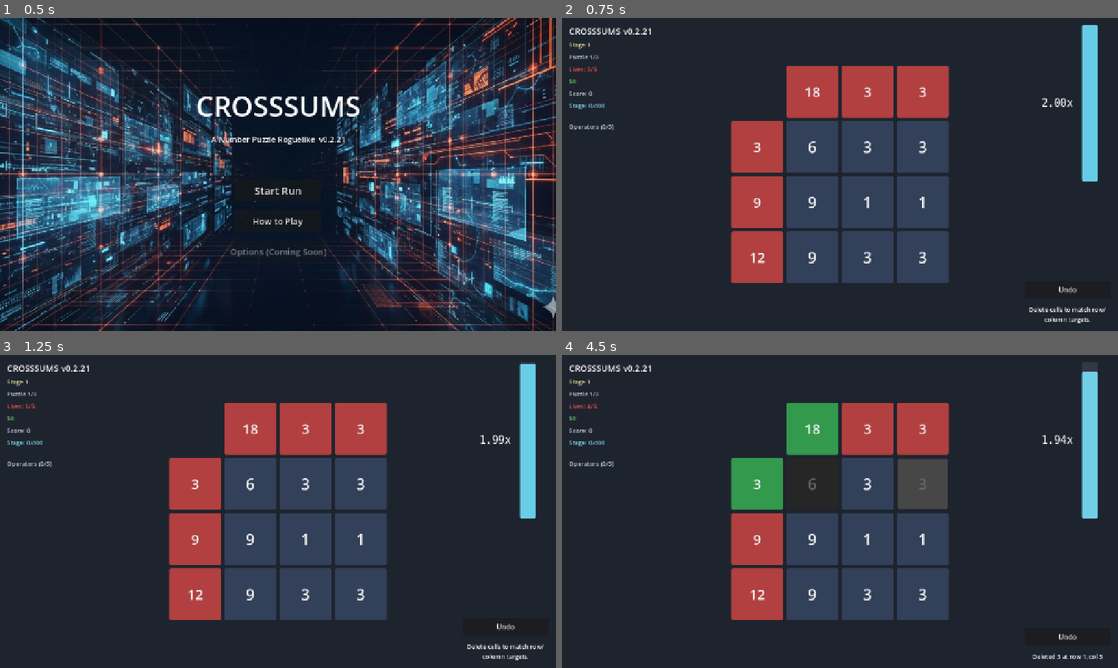
Above: before the commit, frames 1-4 (two rows, left to right).
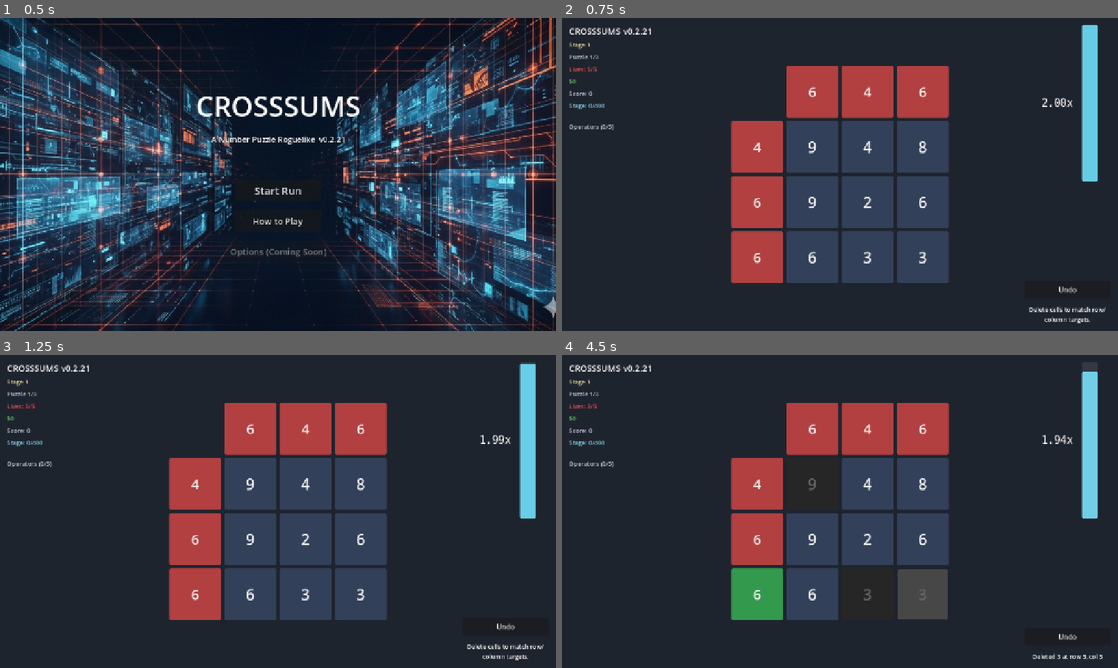
Above: after the commit, the same moments.

Repository: escherize/crossums
Game: Godot game, scene res://scenes/title/title_screen.tscn
The game is run twice, just before and just after one commit, with the same random seed, the same clock (stepped at 60 frames per second) and the same inputs.
Inputs (mouse positions are in pixels of both pictures, inside the frame that each line leads up to):
- Up to frame 1 (0.5 s): no input
- Up to frame 2 (0.75 s): click "Start Run" at 0.5 s
- Up to frame 3 (1.25 s): no input
- Up to frame 4 (4.5 s): click "6" at 1.25 s; click "9" at 2 s; click "3" at 2.75 s; click (867, 483) at 3.5 s, where only the run after the commit has a clickable "4"; click "3" at 4.25 s

Frame 1 is identical in both runs. In frame 2, 0.4% of the frame differs, in the area x 33-66%, y 22-79%; in frame 3, 0.4%; in frame 4, 6.8%, in the area x 4-95%, y 15-98%.

Commit message:
Make all puzzles deterministic (single-solution only)
Removed multi-solution puzzle generation. The game is highly deterministic
about which cells must be deleted to solve, so having multiple valid solutions
didn't add meaningful player choice - it just made "keep specific cells"
operators frustrating when those cells needed to be deleted.

Diff:
--- a/godot_app/autoload/game_state.gd
+++ b/godot_app/autoload/game_state.gd
@@ -6,8 +6,9 @@
 const PuzzleGeneratorScript = preload("res://scripts/core/puzzle_generator.gd")
 const MAX_OPERATORS := 5
 
-# Boss stages use single-solution puzzles, others use multi-solution
-const BOSS_STAGE_INTERVAL := 3  # Stages 3, 6, 9... are boss stages
+# All puzzles are now single-solution (deterministic)
+# Multi-solution puzzles were removed because the game is highly deterministic
+# about which cells must be deleted, making "choice" operators frustrating.
 
 # =============================================================================
 # STATE
@@ -50,12 +51,9 @@
 	else:
 		rng.randomize()
 
-	# Boss stages (3, 6, 9...) get single-solution puzzles
-	var is_boss = run and run.stage % BOSS_STAGE_INTERVAL == 0
-	if is_boss:
-		puzzle = PuzzleGeneratorScript.generate_single_solution(config.grid_size, rng)
-	else:
-		puzzle = PuzzleGeneratorScript.generate_multi_solution(config.grid_size, rng)
+	# All puzzles use single-solution generation (deterministic)
+	# Multi-solution was removed - see design notes in memory file
+	puzzle = PuzzleGeneratorScript.generate_single_solution(config.grid_size, rng)
 
 	# Notify operators of puzzle start
 	for op in operators:
--- a/godot_app/scripts/core/puzzle_generator.gd
+++ b/godot_app/scripts/core/puzzle_generator.gd
@@ -1,21 +1,10 @@
 class_name PuzzleGenerator
 extends RefCounted
-## Generates puzzles with two distinct strategies:
+## Generates deterministic single-solution puzzles.
 ##
-## 1. Single-solution (boss boards): Random values, ~1 answer, no shuffle
-## 2. Multi-solution (normal): Exchange patterns + shuffle for player choice
-##
-## Exchange patterns use 2x2 regions with uniform rows:
-##   [V][V]  where V != W
-##   [W][W]  Player can keep {a,d} OR {b,c} - both give same row sums
-##
-## Pattern count = size - 2 (minimum 1):
-##   3x3: 1 pattern → 2 solutions
-##   4x4: 2 patterns → 4 solutions
-##   5x5: 3 patterns → 8 solutions
-##   6x6: 4 patterns → 16 solutions
-##
-## After creating patterns, shuffle disperses them across the board.
+## Multi-solution generation was removed because the game is highly
+## deterministic about which cells must be deleted, making "choice"
+## operators (keep corners, keep 7s, etc.) frustrating rather than fun.
 
 const MAX_SOLUTION_COUNT = 50
 const MAX_GENERATION_ATTEMPTS = 100
@@ -26,18 +15,16 @@
 
 static func generate(
 	grid_size: Vector2i,
-	target_solutions: int = 3,
+	_target_solutions: int = 1,
 	rng: RandomNumberGenerator = null
 ) -> PuzzleState:
-	## Generate a puzzle. Uses single-solution for target<=1, multi-solution otherwise.
+	## Generate a puzzle. Always uses single-solution (deterministic).
 
 	if rng == null:
 		rng = RandomNumberGenerator.new()
 		rng.randomize()
 
-	if target_solutions <= 1:
-		return generate_single_solution(grid_size, rng)
-	return generate_multi_solution(grid_size, rng)
+	return generate_single_solution(grid_size, rng)
 
 
 static func generate_single_solution(
@@ -69,113 +56,15 @@
 	return _generate_fallback(grid_size, rng)
 
 
-static func generate_multi_solution(
-	grid_size: Vector2i,
-	rng: RandomNumberGenerator
-) -> PuzzleState:
-	## Generate a puzzle with multiple solutions using exchange patterns.
-	## Creates 2x2 regions where both diagonals work, then shuffles.
-
-	for _attempt in range(MAX_GENERATION_ATTEMPTS):
-		var state = PuzzleState.new(grid_size)
-
-		# Fill with random diverse values
-		for row in range(grid_size.y):
-			for col in range(grid_size.x):
-				state.get_cell(row, col).value = rng.randi_range(0, 9)
-
-		# Determine how many exchange patterns to create
-		var num_patterns = _get_pattern_count(grid_size)
-
-		# Create exchange patterns (modify values so diagonals are equal)
-		var patterns_created = _create_exchange_patterns(state, num_patterns, rng)
-		if patterns_created == 0:
-			continue
-
-		# Find valid targets
-		var result = _find_targets_with_solution_count(state, 2, 20, rng)
-		if result != null:
-			# Shuffle to disperse the exchange patterns
-			_shuffle_puzzle(result, rng)
-
-			var analysis = analyze(result)
-			print("[PuzzleGenerator] multi_solution: %d patterns, %d solutions, diversity %.2f" % [
-				patterns_created, analysis.solution_count, analysis.diversity
-			])
-			return result
-
-	# Fallback
-	print("[PuzzleGenerator] multi_solution failed, using fallback")
-	var fallback = _generate_fallback(grid_size, rng)
-	_shuffle_puzzle(fallback, rng)
-	return fallback
-
-
-static func _get_pattern_count(grid_size: Vector2i) -> int:
-	## Determine how many 2x2 exchange patterns to create based on grid size.
-	## Formula: size - 2 (so 3x3=1, 4x4=2, 5x5=3, 6x6=4)
-	var size = mini(grid_size.x, grid_size.y)
-	return maxi(1, size - 2)
-
-
-static func _create_exchange_patterns(
-	state: PuzzleState,
-	num_patterns: int,
-	rng: RandomNumberGenerator
-) -> int:
-	## Create non-overlapping 2x2 exchange patterns with uniform rows.
-	## Pattern: [V][V] / [W][W] - either diagonal gives same row/col sums.
-	## Returns number of patterns successfully created.
-
-	var used_cells: Dictionary = {}
-	var patterns_created = 0
-	var size = state.grid_size
-
-	for _i in range(num_patterns):
-		var found = false
-		for _try in range(20):
-			var r = rng.randi_range(0, size.y - 2)
-			var c = rng.randi_range(0, size.x - 2)
-
-			# Check if any cell is already used
-			var overlaps = false
-			for dr in range(2):
-				for dc in range(2):
-					if used_cells.has(Vector2i(c + dc, r + dr)):
-						overlaps = true
-						break
-				if overlaps:
-					break
-
-			if overlaps:
-				continue
-
-			# Create exchange pattern: uniform values per row, different between rows
-			# [V][V]
-			# [W][W]  where V != W (diagonals are different)
-			var v = rng.randi_range(0, 9)
-			var w = rng.randi_range(0, 9)
-			while w == v:
-				w = rng.randi_range(0, 9)
-
-			state.get_cell(r, c).value = v
-			state.get_cell(r, c + 1).value = v
-			state.get_cell(r + 1, c).value = w
-			state.get_cell(r + 1, c + 1).value = w
-
-			# Mark cells as used
-			for dr in range(2):
-				for dc in range(2):
-					used_cells[Vector2i(c + dc, r + dr)] = true
-
-			patterns_created += 1
-			found = true
-			break
-
-		if not found:
-			break
-
-	return patterns_created
+# Multi-solution generation removed - all puzzles are now deterministic.
+# See design notes: operators that rewarded keeping specific cells conflicted
+# with the deterministic nature of puzzle solving.
+#
+# static func generate_multi_solution(grid_size, rng) -> PuzzleState:
+#     ... removed ...
+
+
+# Exchange pattern helpers removed (were only used by multi-solution generation)
 
 
 static func _find_targets_with_solution_count(
